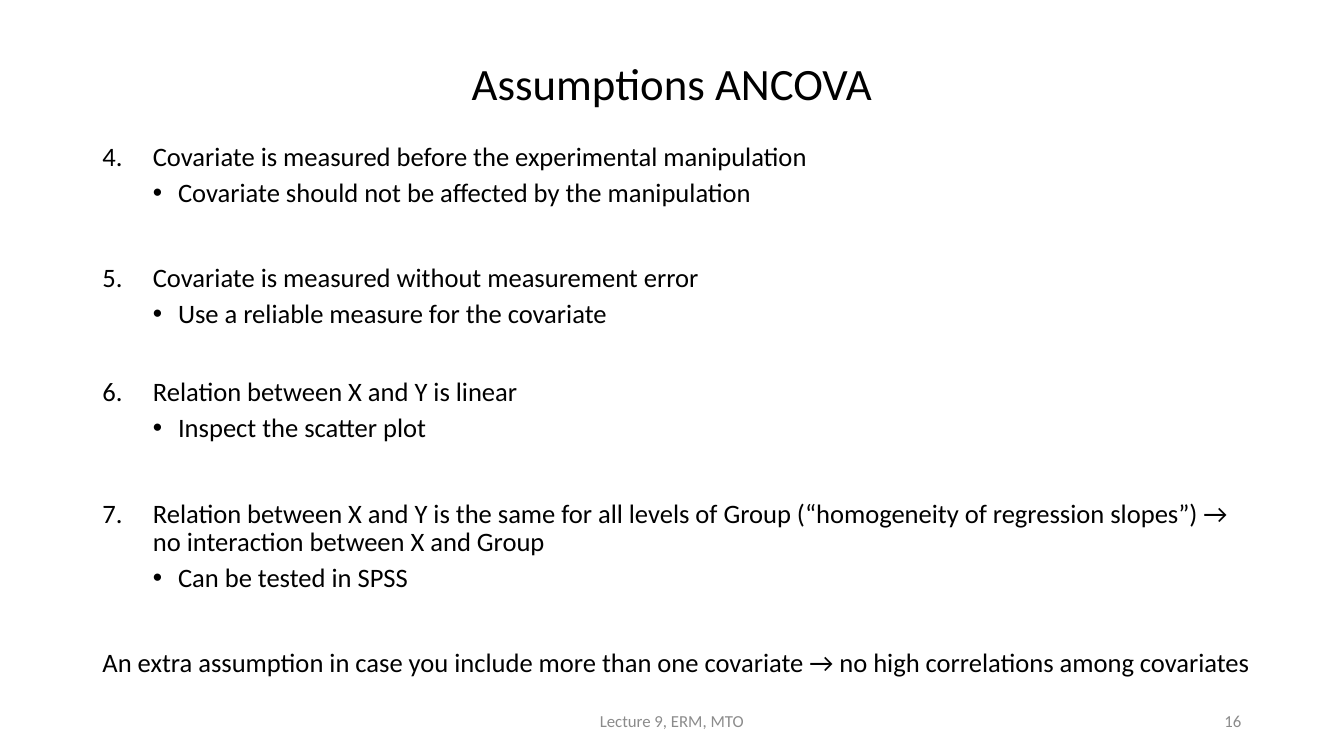
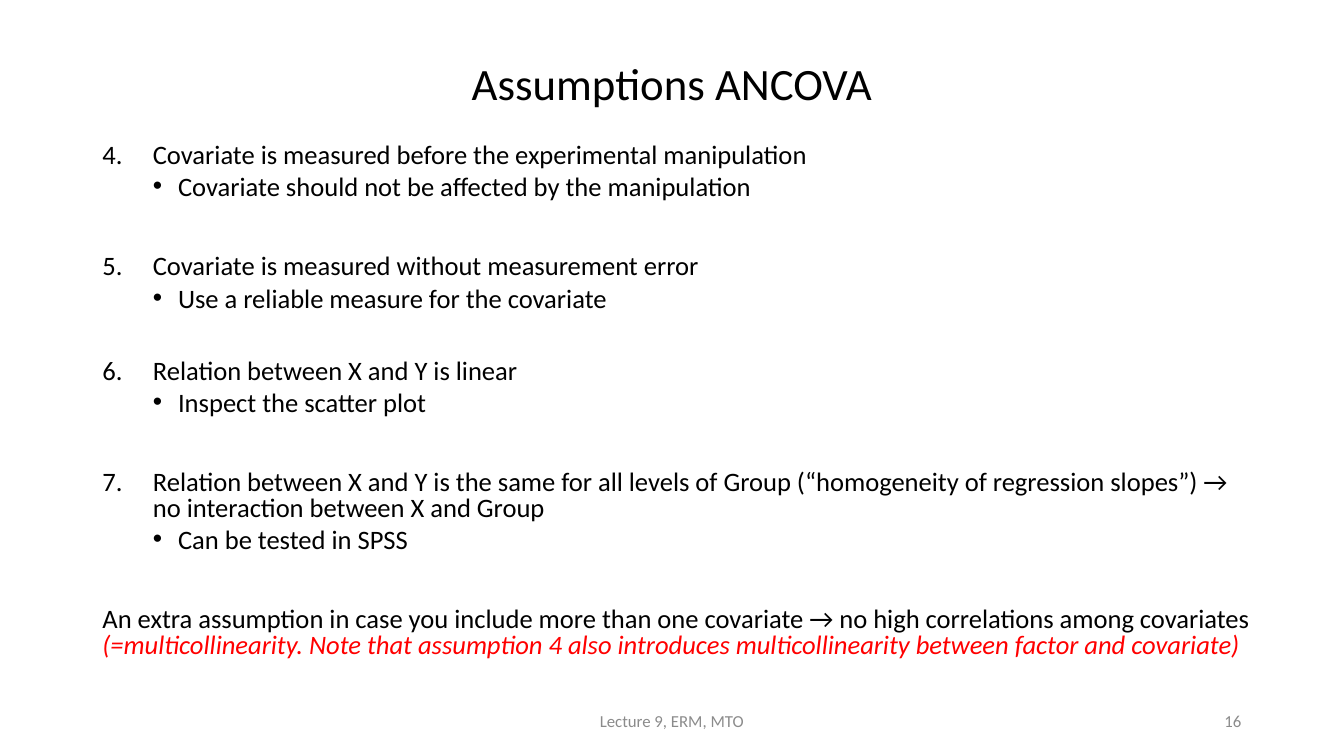
Before and after one commit to cjvanlissa/erm, a slide deck: slide 16 of HC09/HC9_EN.pptx. Drawn at 1344x756 pixels with LibreOffice and Linux fonts; fonts in the diff are those of the drawing. Boxes give left, top, right and bottom in pixels: in the first picture for what was removed or moved away, otherwise in the second. Text is boxed around its words. In the diff, an @@ line names an element or a change of style, - is before the commit and + after.

```diff
--- a/HC09/HC9_EN.pptx
+++ b/HC09/HC9_EN.pptx
@@ text at [153, 145, 1197, 550]: line spacing 0.9 to 0.8 @@
@@ text at [102, 609, 1249, 659]: text changed; text colour #000000 to #FF0000; italic on @@
-An extra assumption in case you include more than one covariate → no high correlations among covariates
+An extra assumption in case you include more than one covariate → no high correlations among covariates
+(=multicollinearity. Note that assumption 4 also introduces multicollinearity between factor and covariate)
```
Also in this commit, not shown: 5 other slides changed, 1 other file.
